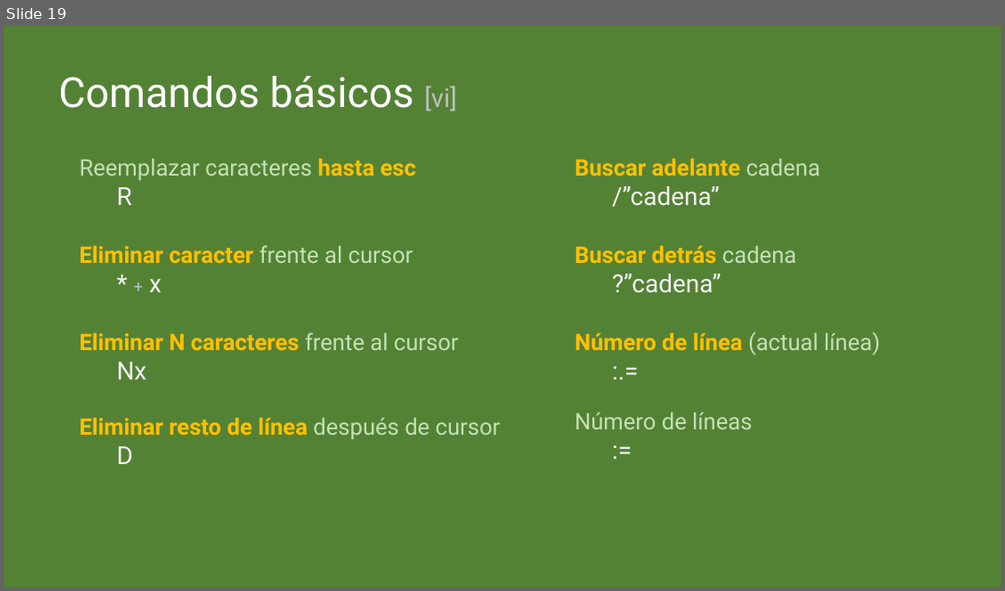
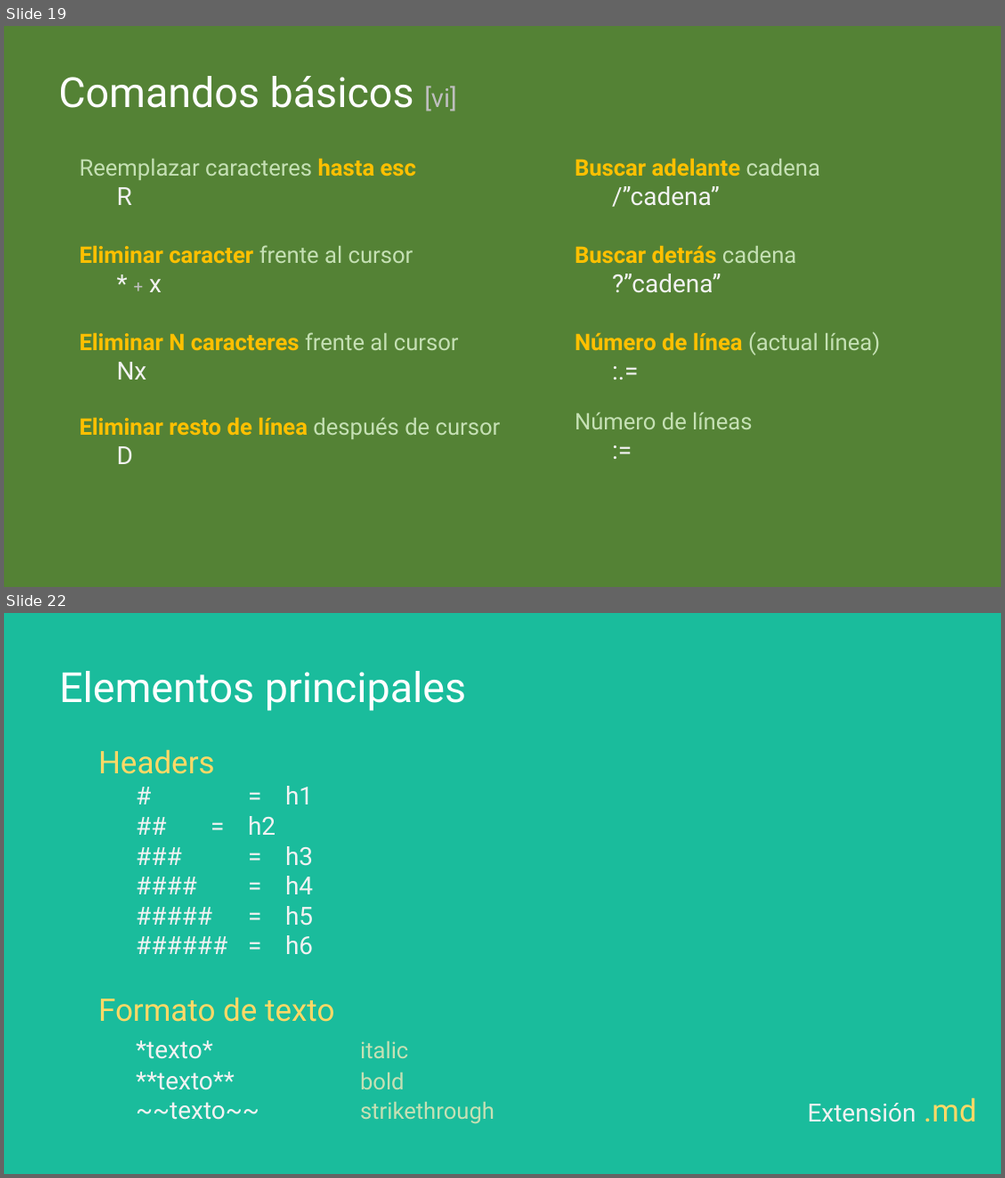
Before and after one commit to cimadev/PlaticasTalleres, a slide deck: 2017/dec_7_Git_GitHub_WorkShop/DGO.pptx. Shown one above the other, each under a label of ours: slide 19 before the commit, slides 19 and 22 after it; the slides between them are not shown. The pictures are 1005x591 and 1005x1178 pixels, drawn with LibreOffice and Linux fonts; fonts in the diff are those of the drawing. Boxes give left, top, right and bottom in pixels: in the first picture for what was removed or moved away, otherwise in the second. Text is boxed around its words. In the diff, an @@ line names an element or a change of style, - is before the commit and + after.

```diff
--- a/2017/dec_7_Git_GitHub_WorkShop/DGO.pptx
+++ b/2017/dec_7_Git_GitHub_WorkShop/DGO.pptx
@@ slide 22 added at [4,613,1001,1174], background #1ABC9C @@
@@ text added at [59,671,466,711], 40 pt, text #FFFFFF @@
+Elementos principales
@@ text added at [98,749,494,1124], 24 pt, text #F2F2F2 @@
+Headers
+# = h1
+## = h2
+### = h3
+#### = h4
+##### = h5
+###### = h6
+Formato de texto
+*texto* italic
+**texto** bold
+~~texto~~ strikethrough
@@ text added at [808,1097,977,1122], 24 pt, text #F2F2F2 @@
+Extensión .md
```
Also in this commit, not shown: 1 slide changed, 6 other slides added, 1 slide removed.
